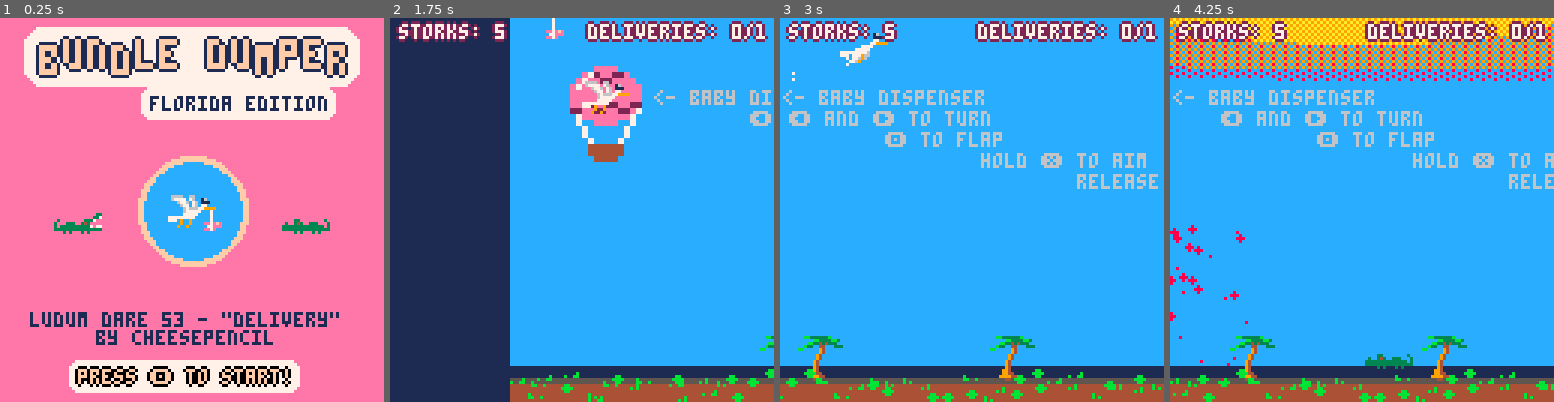
Above: before the commit, frames 1-4 (left to right).
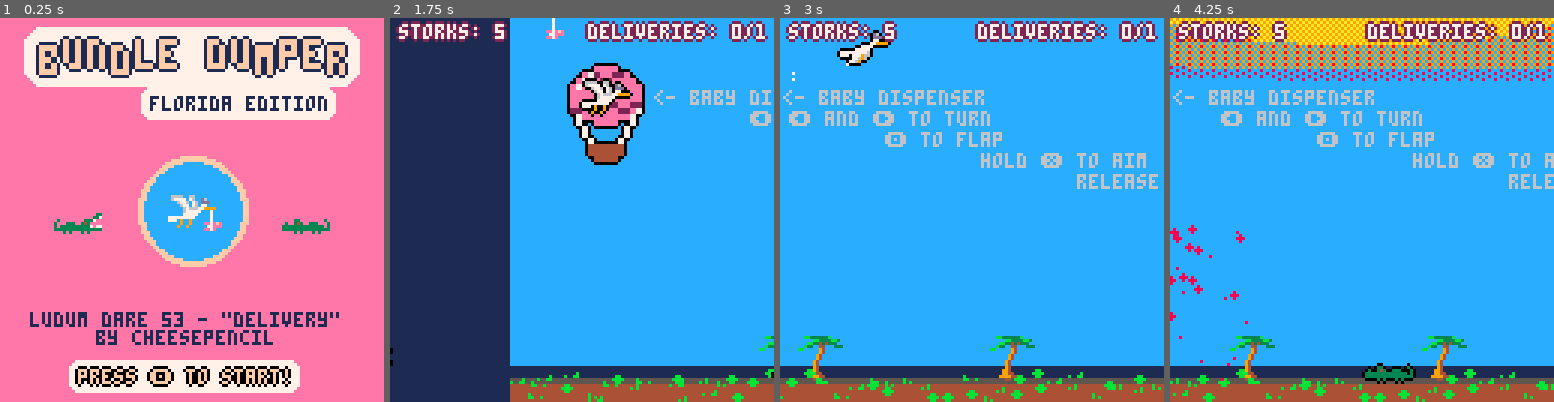
Above: after the commit, the same moments.

Repository: cheesepencil/ld53
Game: PICO-8 cartridge ld53.p8
Two runs of this game, one before a commit and one after it. Both use one fixed random seed, a clock stepped at 60 frames per second and the inputs below.
Inputs:
- Up to frame 1 (0.25 s): no input
- Up to frame 2 (1.75 s): tap X (X key) at 0.33, 1.07 s; tap O (Z key) at 0.7, 1.7 s; hold Right from 1.6 s (still down)
- Up to frame 3 (3 s): tap X (X key) at 1.85, 2.97 s; release Right at 2.1 s; tap O (Z key) at 2.1, 2.5, 2.9 s; hold Up 2.15-2.42 s; hold Right from 2.47 s (still down)
- Up to frame 4 (4.25 s): release Right at 3.03 s; hold Left 3.08-3.58 s; tap O (Z key) at 3.3, 3.7, 4.1 s; hold Down 3.63-3.97 s; hold Right from 4.02 s (still down); tap X (X key) at 4.08 s

The runs differ from the first frame. In frame 1, less than 0.1% of the frame differs, in the area x 52-55%, y 46-49%; in frame 2, 1.3%, in the area x 0-100%, y 11-94%; in frame 3, 0.3%; in frame 4, 0.8%.

Commit message:
cuter graphics

Diff:
--- a/balloon.lua
+++ b/balloon.lua
@@ -6,6 +6,19 @@
 end
 
 function _balloon_draw(balloon)
+    local outline_color = 0
+    pal({
+        [14] = outline_color,
+        [7] = outline_color,
+        [2] = outline_color,
+        [4] = outline_color,
+    })
+    sspr(80, 0, 16, 16, balloon.x-1, balloon.y, balloon.w, balloon.h)
+    sspr(80, 0, 16, 16, balloon.x+1, balloon.y, balloon.w, balloon.h)
+    sspr(80, 0, 16, 16, balloon.x, balloon.y-1, balloon.w, balloon.h)
+    sspr(80, 0, 16, 16, balloon.x, balloon.y+1, balloon.w, balloon.h)
+
+    pal()
     sspr(80, 0, 16, 16, balloon.x, balloon.y, balloon.w, balloon.h)
 end
 
--- a/bird.lua
+++ b/bird.lua
@@ -94,6 +94,21 @@
     end
 
     local sprite = bird.y_velocity > 0 and 0 or 2
+
+    local outline_color = 0
+    pal({
+        [7] = outline_color,
+        [1] = outline_color,
+        [9] = outline_color,
+        [6] = outline_color,
+        [13] = outline_color,
+    })
+    spr(bird.sprite, bird.x-1, bird.y, 2, 2, bird.left)
+    spr(bird.sprite, bird.x+1, bird.y, 2, 2, bird.left)
+    spr(bird.sprite, bird.x, bird.y-1, 2, 2, bird.left)
+    spr(bird.sprite, bird.x, bird.y+1, 2, 2, bird.left)
+
+    pal()
     spr(bird.sprite, bird.x, bird.y, 2, 2, bird.left)
 end
 
--- a/constants.lua
+++ b/constants.lua
@@ -8,7 +8,7 @@
 GATOR_HOP_SPEED = 0.1
 SPLASH_THROB_SPEED = 0.125
 DRONE_BLINK_SPEED = 0.075
-FLAG_RAISE_MAX = 8
+FLAG_RAISE_MAX = 9
 FLAG_RAISE_SPEED = 0.5
 BIRD_MAX_ALTITUDE = -6
 SCENE_ADVANCE_COOLDOWN_DURATION = 0.5
--- a/gators.lua
+++ b/gators.lua
@@ -58,10 +58,34 @@
 end
 
 function _gators_draw(gators)
+    local outline_color = 0
+
     -- left gator
+    pal({
+        [7] = outline_color,
+        [3] = outline_color,
+        [4] = outline_color,
+    })
+    spr(gators.left_gator.anim_frame, gators.left_gator.x-1, gators.left_gator.y, 2, 1)
+    spr(gators.left_gator.anim_frame, gators.left_gator.x+1, gators.left_gator.y, 2, 1)
+    spr(gators.left_gator.anim_frame, gators.left_gator.x, gators.left_gator.y-1, 2, 1)
+    spr(gators.left_gator.anim_frame, gators.left_gator.x, gators.left_gator.y+1, 2, 1)
+
+    pal()
     spr(gators.left_gator.anim_frame, gators.left_gator.x, gators.left_gator.y, 2, 1)
 
     -- right gator
+    pal({
+        [7] = outline_color,
+        [3] = outline_color,
+        [4] = outline_color,
+    })
+    spr(gators.right_gator.anim_frame, gators.right_gator.x-1, gators.right_gator.y, 2, 1, true)
+    spr(gators.right_gator.anim_frame, gators.right_gator.x+1, gators.right_gator.y, 2, 1, true)
+    spr(gators.right_gator.anim_frame, gators.right_gator.x, gators.right_gator.y-1, 2, 1, true)
+    spr(gators.right_gator.anim_frame, gators.right_gator.x, gators.right_gator.y+1, 2, 1, true)
+
+    pal()
     spr(gators.right_gator.anim_frame, gators.right_gator.x, gators.right_gator.y, 2, 1, true)
 end
 
@@ -79,12 +103,14 @@
 
     gators.left_gator = {
         x = cam.x - 16,
+        y = 128 - 19,
         target_x = cam.x,
         distance = 1,
         anim_frame = 6,
     }
     gators.right_gator = {
         x = cam.x + 128,
+        y = 128 - 15,
         target_x = cam.x + 128,
         distance = 1,
         anim_frame = 22,
--- a/ld53.p8
+++ b/ld53.p8
@@ -31,8 +31,8 @@
 000000000000000000000000000000000007000000000000000000000000003300000000055100000000e72ee22e000066600666060000600000000878000000
 0000000000000000000000000000000000070000000000000000000000000337000a99999551a000000e7ee22eeee00001011010010110100000000888880000
 066660066000000000000000000000000007000000000000030000000033370000a9999999999a0000e7eeeeeeeeee0000188100001881000000000fff000220
-067777076001600000000000000160000ee7efe00000000030003330034300000a999999999999a000eeeeeeeeeeee0006000060060000600000000fff002220
-000677607601110000000000000111000077eee0000000003033333333337077aaaaaaaaaaaaaaaa00eeeeeeeeeeee0000000000000000000000000f4f022200
+06777707600d600000000000000d60000ee7efe00000000030003330034300000a999999999999a000eeeeeeeeeeee0006000060060000600000000fff002220
+00067760760ddd0000000000000ddd000077eee0000000003033333333337077aaaaaaaaaaaaaaaa00eeeeeeeeeeee0000000000000000000000000f4f022200
 000067707607700000000000000770000ee7e0000b0000003333333333333333005555555555550000ee22ee22ee2200000000000000000000000ff1f1222f00
 00000676667799990000000000779999000000000b0b0000000303000303000000444444444444000022ee22ee22e70000000000000000000000fff112220f00
 0000067777700000000000077770000000000000000000000000000000000000004aa994449994000007eeeeeeee70005eeeeeee000000000000f0f2222fff00
--- a/redhat.lua
+++ b/redhat.lua
@@ -84,6 +84,20 @@
 end
 
 function _redhat_draw(redhat)
+    local outline_color = 0
+    pal({
+        [8] = outline_color,
+        [15] = outline_color,
+        [1] = outline_color,
+        [2] = outline_color,
+        [4] = outline_color,
+    })
+    spr(14, redhat.x-1, redhat.y, 2, 2, redhat.flip)
+    spr(14, redhat.x+1, redhat.y, 2, 2, redhat.flip)
+    spr(14, redhat.x, redhat.y-1, 2, 2, redhat.flip)
+    spr(14, redhat.x, redhat.y+1, 2, 2, redhat.flip)
+
+    pal()
     spr(14, redhat.x, redhat.y, 2, 2, redhat.flip)
     for bullet in all(redhat.bullets) do
         circfill(bullet.x, bullet.y, 1, 0)
--- a/world.lua
+++ b/world.lua
@@ -37,7 +37,33 @@
 
     -- goal
     for goal in all(world.goals) do
+        local outline_color = 7
+        pal({
+            [5] = outline_color,
+            [14] = outline_color,
+            [2] = outline_color,
+        })
+        spr(28, goal.x + 5, goal.y + 2 - goal.success_y)
+        spr(28, goal.x + 7, goal.y + 2 - goal.success_y)
+        spr(28, goal.x + 6, goal.y + 1 - goal.success_y)
+        spr(28, goal.x + 6, goal.y + 3 - goal.success_y)
+        pal()
         spr(28, goal.x + 6, goal.y + 2 - goal.success_y)
+
+        outline_color = 0
+        pal({
+            [1] = outline_color,
+            [5] = outline_color,
+            [10] = outline_color,
+            [9] = outline_color,
+            [4] = outline_color,
+            [7] = outline_color,
+        })
+        spr(8, goal.x+1, goal.y, 2, 2)
+        spr(8, goal.x-1, goal.y, 2, 2)
+        spr(8, goal.x, goal.y+1, 2, 2)
+        spr(8, goal.x, goal.y-1, 2, 2)
+        pal()
         spr(8, goal.x, goal.y, 2, 2)
     end
 
Not shown, changed: docs/index.js
Not shown, added: docs/ld53-compo.zip
Not shown, changed: ld53.p8.png
